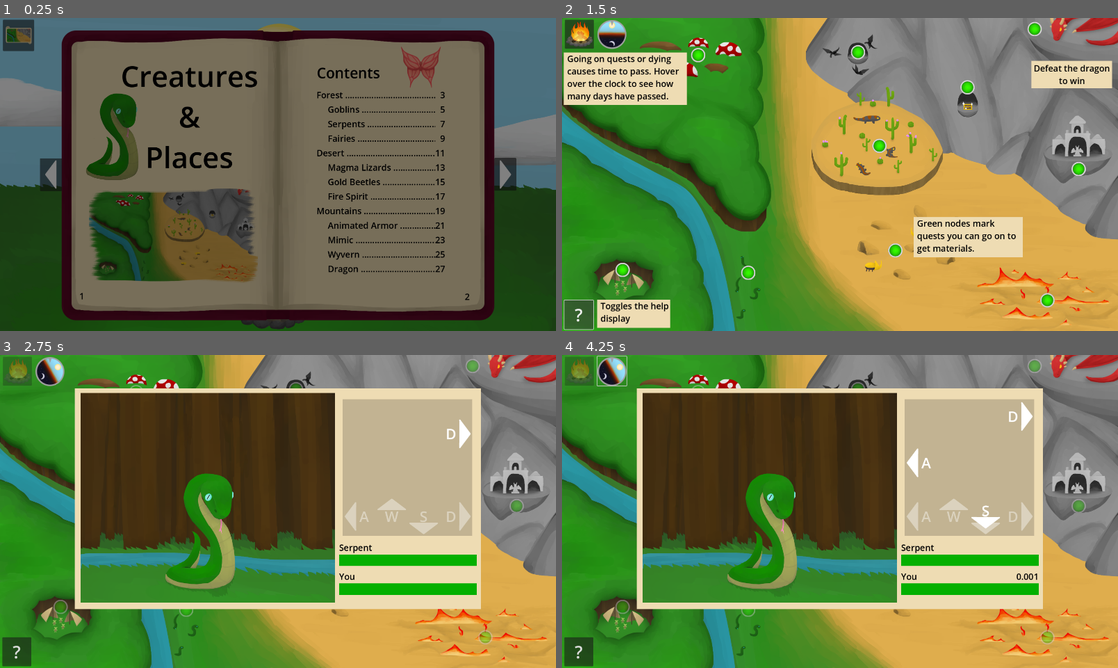
Above: before the commit, frames 1-4 (two rows, left to right).
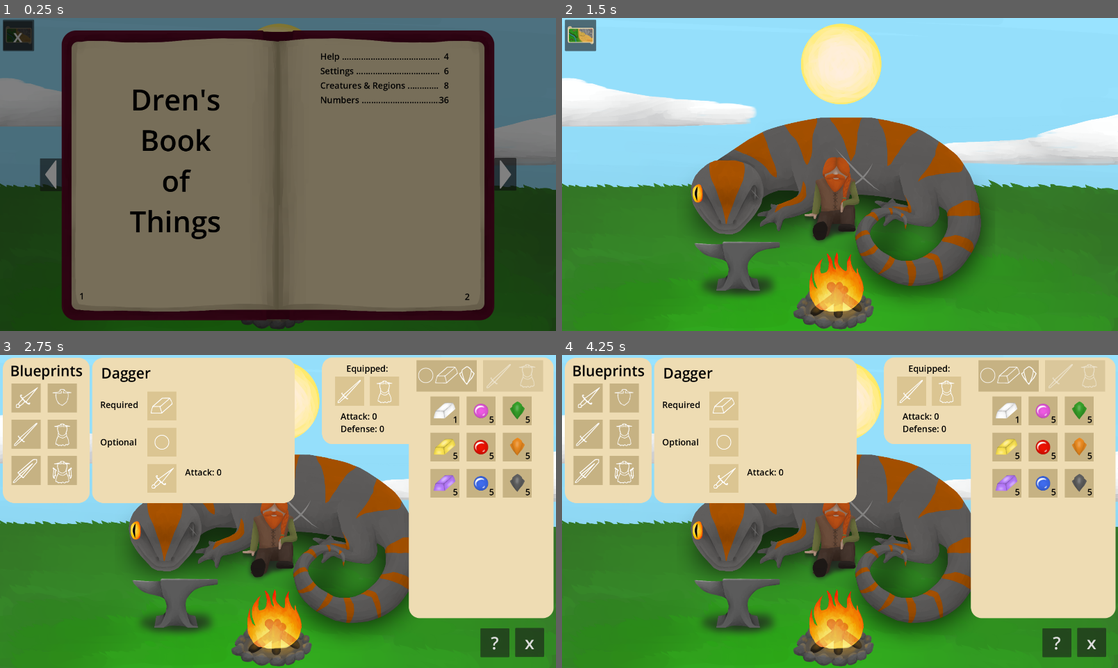
Above: after the commit, the same moments.

Repository: OrusLiOx/To-Slay-A-Dragon
Game: Godot game, scene res://Scenes/main.tscn
Two runs of this game, one before a commit and one after it. Both use one fixed random seed, a clock stepped at 60 frames per second and the inputs below.
Inputs (mouse positions are in pixels of both pictures, inside the frame that each line leads up to):
- Up to frame 1 (0.25 s): no input
- Up to frame 2 (1.5 s): click (578, 36) at 0.5 s, where only the run after the commit has a clickable "x"; click (578, 315) at 1.25 s, where only the run before the commit has a clickable "?"
- Up to frame 3 (2.75 s): click (183, 608) at 2.02 s
- Up to frame 4 (4.25 s): click (612, 370) at 2.77 s; click (834, 555) at 3.52 s

The runs differ from the first frame. In frame 1, 15% of the frame differs, in the area x 0-81%, y 1-85%; in frame 2, 91%, in the area x 0-100%, y 0-100%; in frame 3, 84%; in frame 4, 84%.

Commit message:
added some flavor text + improved book page system
gave lizards on the map 6 legs + flavor text for forest and forest creatures + book page system improved for better scalability

Diff:
--- a/Godot/Globals/Enemy.gd
+++ b/Godot/Globals/Enemy.gd
@@ -128,11 +128,9 @@
 			noteDelayMin = .5
 			noteDelayMax = .5
 
-			weight["attack"] = .2
-			weight["block"] = .2
-			weight["double block"] = .2
-			weight["attack block"] = .2
-			weight["attack double block"] = .2
+			weight["double block"] = .3
+			weight["attack block"] = .4
+			weight["attack double block"] = .3
 	maxHp = 50
 	heal()
 
--- a/Godot/Scenes/Book/Script/RegionTitlePage.gd
+++ b/Godot/Scenes/Book/Script/RegionTitlePage.gd
@@ -9,7 +9,7 @@
 			$Creatures/Forest.visible = true
 			$Creatures/Desert.visible = false
 			$Creatures/Mountain.visible = false
-			$Description.text = "Forest description"
+			$Description.text = "The forest is the perfect place for novice adventures to start their journey. The region has a temperate climate and it's pretty easy to find something to eat in case you underpack. The creatures in this region don't tend to attack unless you get too close and they're pretty easy to run away from if necessary."
 		"Desert":
 			$Creatures/Forest.visible = false
 			$Creatures/Desert.visible = true
--- a/Godot/Scenes/Book/Script/book.gd
+++ b/Godot/Scenes/Book/Script/book.gd
@@ -1,77 +1,131 @@
 extends Node2D
 var curPage = 0
-@export var infoPageStart:int
+var enemyInfo:Dictionary
+var start:Dictionary
+var length
+var maxPage
+@export var pageBuffer:int
 
 # Called when the node enters the scene tree for the first time.
 func _ready():
-	$MapTitlePage/Buttons.pageNumStart = infoPageStart
-	$RegionTitlePage/Creatures/Forest.pageNumStart = infoPageStart+2
-	$RegionTitlePage/Creatures/Desert.pageNumStart = infoPageStart+10
-	$RegionTitlePage/Creatures/Mountain.pageNumStart = infoPageStart+18
-	$MapTitlePage/Buttons.update()
-	$RegionTitlePage/Creatures/Forest.update()
-	$RegionTitlePage/Creatures/Desert.update()
-	$RegionTitlePage/Creatures/Mountain.update()
+	length = {
+		"info": 28,
+		"settings":2,
+		"help":2,
+		"numbers":2
+	}
+	start = {
+		"info": pageBuffer,
+		"settings":pageBuffer,
+		"help":pageBuffer,
+		"numbers":pageBuffer
+	}
+	var order = ["help","settings","info","numbers"]
 
+	for i in 4:
+		for j in range(i+1,4):
+			start[order[j]]+= length[order[i]]
+
+	maxPage = pageBuffer
+	for value in length.values():
+		maxPage+=value
+
+	enemyInfo["Quest"] = $EnemyInfo/QuestPage
+	enemyInfo["Region"] = $EnemyInfo/RegionTitlePage
+	enemyInfo["Map"] = $EnemyInfo/MapTitlePage
+	$EnemyInfo/MapTitlePage/Buttons.pageNumStart = start["info"]
+	$EnemyInfo/RegionTitlePage/Creatures/Forest.pageNumStart = start["info"]+2
+	$EnemyInfo/RegionTitlePage/Creatures/Desert.pageNumStart = start["info"]+10
+	$EnemyInfo/RegionTitlePage/Creatures/Mountain.pageNumStart = start["info"]+18
+	$EnemyInfo/MapTitlePage/Buttons.update()
+	$EnemyInfo/RegionTitlePage/Creatures/Forest.update()
+	$EnemyInfo/RegionTitlePage/Creatures/Desert.update()
+	$EnemyInfo/RegionTitlePage/Creatures/Mountain.update()
+
+	var arr:Array[int]
+	for key in order:
+		arr.push_back(start[key])
+	$TitlePage/TableOfContents.pageNums = arr
+	$TitlePage/TableOfContents.pageNumStart = 1
+	$TitlePage/TableOfContents.update()
+	pageBuffer -=1
 	update_page(1)
 	pass # Replace with function body.
 
-
 func update_page(newPage):
-	newPage = min(max(newPage,1),30)
+	# clean page number
+	newPage = min(max(newPage,1),maxPage)
 	if newPage%2 == 0:
 		newPage-=1
-
+	# set visual page number
 	$UI/PageNumL.text = str(newPage)
 	$UI/PageNumR.text = str(newPage+1)
 
+	# if page number is unchanged, return
 	if newPage == curPage:
 		return
 
 	curPage = newPage
 
-	if curPage>=infoPageStart and curPage < infoPageStart+28:
-		if curPage == infoPageStart:
-			$QuestPage.visible = false
-			$RegionTitlePage.visible = false
-			$MapTitlePage.visible = true
-		elif (curPage-infoPageStart-2)%8 == 0 and curPage <= infoPageStart+18:
-			$QuestPage.visible = false
-			$RegionTitlePage.visible = true
-			$MapTitlePage.visible = false
-			match int(curPage-infoPageStart-2)/8:
+	# hide all
+	enemyInfo["Quest"].visible = false
+	enemyInfo["Region"].visible = false
+	enemyInfo["Map"].visible = false
+	$TitlePage.visible = false
+	$Help.visible = false
+	$Settings.visible = false
+	$EnemyInfo.visible = false
+
+	# title page
+	if curPage == 1:
+		$TitlePage.visible = true
+	# Enemy Info page
+	elif newPage>=start["info"] and newPage < start["info"]+length["info"]:
+		$EnemyInfo.visible = true
+		newPage -=start["info"]
+		# Map page
+		if newPage == 0:
+			enemyInfo["Map"].visible = true
+		# Region page
+		elif (newPage-2)%8 == 0 and newPage <= 18:
+			enemyInfo["Region"].visible = true
+			match newPage/8:
 				0:
-					$RegionTitlePage.set_region("Forest")
+					enemyInfo["Region"].set_region("Forest")
 				1:
-					$RegionTitlePage.set_region("Desert")
+					enemyInfo["Region"].set_region("Desert")
 				2:
-					$RegionTitlePage.set_region("Mountain")
+					enemyInfo["Region"].set_region("Mountain")
+		# Enemy page
 		else:
-			$QuestPage.visible = true
-			$RegionTitlePage.visible = false
-			$MapTitlePage.visible = false
-			match curPage-infoPageStart-4:
+			enemyInfo["Quest"].visible = true
+			match newPage-4:
 				0:
-					$QuestPage.set_page(Enemy.new("Goblin"))
+					enemyInfo["Quest"].set_page(Enemy.new("Goblin"))
 				2:
-					$QuestPage.set_page(Enemy.new("Serpent"))
+					enemyInfo["Quest"].set_page(Enemy.new("Serpent"))
 				4:
-					$QuestPage.set_page(Enemy.new("Fairy"))
+					enemyInfo["Quest"].set_page(Enemy.new("Fairy"))
 				8:
-					$QuestPage.set_page(Enemy.new("Magma Lizard"))
+					enemyInfo["Quest"].set_page(Enemy.new("Magma Lizard"))
 				10:
-					$QuestPage.set_page(Enemy.new("Gold Beetle"))
+					enemyInfo["Quest"].set_page(Enemy.new("Gold Beetle"))
 				12:
-					$QuestPage.set_page(Enemy.new("Fire Spirit"))
+					enemyInfo["Quest"].set_page(Enemy.new("Fire Spirit"))
 				16:
-					$QuestPage.set_page(Enemy.new("Animated Armor"))
+					enemyInfo["Quest"].set_page(Enemy.new("Animated Armor"))
 				18:
-					$QuestPage.set_page(Enemy.new("Mimic"))
+					enemyInfo["Quest"].set_page(Enemy.new("Mimic"))
 				20:
-					$QuestPage.set_page(Enemy.new("Wyvern"))
+					enemyInfo["Quest"].set_page(Enemy.new("Wyvern"))
 				22:
-					$QuestPage.set_page(Enemy.new("Dragon"))
-
+					enemyInfo["Quest"].set_page(Enemy.new("Dragon"))
+	elif newPage>=start["help"] and newPage < start["help"]+length["help"]:
+		$Help.visible = true
+	elif newPage>=start["settings"] and newPage < start["settings"]+length["settings"]:
+		$Settings.visible = true
+	elif newPage>=start["numbers"] and newPage < start["numbers"]+length["numbers"]:
+		$Numbers.visible = true
 	pass
 
 func _on_left_button_down():
@@ -81,3 +135,7 @@
 func _on_right_button_down():
 	update_page(curPage+2)
 	pass # Replace with function body.
+
+func _on_exit_button_down():
+	visible = false
+	pass # Replace with function body.
--- a/Godot/Scenes/Book/Script/quest_page.gd
+++ b/Godot/Scenes/Book/Script/quest_page.gd
@@ -10,14 +10,13 @@
 	match enemy.type:
 		"Goblin":
 			drop = Part.new("m",0)
-			edit.text = "Goblin text"
+			edit.text = "Goblins typically live in small groups. They camp together and gather food together and many assume that attacking one goblin will cause the whole group to attack you. In reality, goblins are quite cowardly and will typically flee if a member of the group gets attacked."
 		"Serpent":
 			drop = Part.new("s",0)
-			edit.text = "serpent text"
+			edit.text = "Serpents spend most of their time basking near rivers. When they're hungry, they dive into the water to hunt fish and other animals drinking from the river. They're pretty slow on land and don't pose much of a threat unless they manage to drag you underwater."
 		"Fairy":
 			drop = Part.new("f",0)
-			edit.text = "fairy text"
-
+			edit.text = "Despite their name, the pink stones that fairies often leave behind are not their hearts. This should be obvious considering the stones are larger than a fairy's body and faries are immortal. Fairies consider fighting to be a form a play and they leave behind magical stones as gifts."
 		"Gold Beetle":
 			drop = Part.new("m",1)
 			edit.text = "beetle text"
@@ -58,19 +57,19 @@
 	for key in enemy.weight.keys():
 		match key:
 			"attack":
-				edit.text += "Opening: "
+				edit.text += "Attack: "
 			"block":
-				edit.text += "Attack: "
+				edit.text += "Block: "
 			"double block":
-				edit.text += "Attack x2: "
+				edit.text += "Block x2: "
 			"attack block":
-				edit.text += "Attack + Opening: "
+				edit.text += "Attack + Block: "
 			"attack double block":
-				edit.text += "Attack x2 + Opening: "
+				edit.text += "Block x2 + Attack: "
 		edit.text += str(enemy.weight[key]*100)+"%\n"
 	edit.text +="\nTime Between Actions:\n"
-	var min = enemy.noteDelayMin
-	var max = enemy.noteDelayMax
-	if min != max:
-		edit.text += str(min) + " - "
-	edit.text += str(max)+" s"
+	var mi = enemy.noteDelayMin
+	var ma = enemy.noteDelayMax
+	if mi != ma:
+		edit.text += str(mi) + " - "
+	edit.text += str(ma)+" s"
--- a/Godot/Scenes/Book/book.tscn
+++ b/Godot/Scenes/Book/book.tscn
@@ -15,28 +15,67 @@
 [ext_resource type="Texture2D" uid="uid://ot02xp1yo4ha" path="res://Sprites/Enemies/snake.png" id="8_hgdp7"]
 [ext_resource type="LabelSettings" uid="uid://cb4eflp81bok5" path="res://Themes/HeaderLabel.tres" id="12_pafpr"]
 
+[sub_resource type="StyleBoxEmpty" id="StyleBoxEmpty_782mq"]
+
 [sub_resource type="StyleBoxEmpty" id="StyleBoxEmpty_qwrn0"]
 
 [node name="Book" type="Node2D"]
 script = ExtResource("1_w6myh")
-infoPageStart = 1
-
-[node name="Sprite2D" type="Sprite2D" parent="."]
+pageBuffer = 3
+
+[node name="Exit" type="Button" parent="."]
+offset_left = -948.0
+offset_top = -529.0
+offset_right = -848.0
+offset_bottom = -429.0
+theme_override_font_sizes/font_size = 60
+theme_override_styles/focus = SubResource("StyleBoxEmpty_782mq")
+text = "x"
+
+[node name="BookBase" type="Sprite2D" parent="."]
 texture = ExtResource("1_rktjd")
 
-[node name="TableOfContents" type="Node2D" parent="."]
-
-[node name="QuestPage" parent="." instance=ExtResource("2_vl5qr")]
+[node name="TitlePage" type="Node2D" parent="."]
+visible = false
+
+[node name="TableOfContents" type="Node2D" parent="TitlePage"]
+position = Vector2(146, -429)
+script = ExtResource("7_v5i45")
+headers = Array[Array]([["Help"], ["Settings"], ["Creatures & Regions"], ["Numbers"]])
+
+[node name="Text" type="ColorRect" parent="TitlePage/TableOfContents"]
+clip_children = 1
+offset_right = 410.0
+offset_bottom = 700.0
+
+[node name="Label" type="Label" parent="TitlePage"]
+offset_left = -704.0
+offset_top = -532.0
+offset_right = -3.0
+offset_bottom = 434.0
+text = "Dren's
+Book
+of
+Things"
+label_settings = ExtResource("2_aod8j")
+horizontal_alignment = 1
+vertical_alignment = 1
+
+[node name="EnemyInfo" type="Node2D" parent="."]
+visible = false
+
+[node name="QuestPage" parent="EnemyInfo" instance=ExtResource("2_vl5qr")]
 visible = false
 position = Vector2(-495, -284)
 
-[node name="RegionTitlePage" type="Node2D" parent="."]
+[node name="RegionTitlePage" type="Node2D" parent="EnemyInfo"]
+visible = false
 script = ExtResource("2_4ahq4")
 
-[node name="Map" type="Sprite2D" parent="RegionTitlePage"]
+[node name="Map" type="Sprite2D" parent="EnemyInfo/RegionTitlePage"]
 texture = ExtResource("4_u7d7b")
 
-[node name="Title" type="Label" parent="RegionTitlePage"]
+[node name="Title" type="Label" parent="EnemyInfo/RegionTitlePage"]
 offset_left = 61.0
 offset_top = -424.0
 offset_right = 660.0
@@ -45,75 +84,76 @@
 label_settings = ExtResource("2_aod8j")
 horizontal_alignment = 1
 
-[node name="Description" type="Label" parent="RegionTitlePage"]
-offset_left = 61.0
-offset_top = -283.0
-offset_right = 660.0
-offset_bottom = 94.0
-text = "hello this is flavor text for this area"
+[node name="Description" type="Label" parent="EnemyInfo/RegionTitlePage"]
+offset_left = 69.0
+offset_top = 2.0
+offset_right = 668.0
+offset_bottom = 379.0
+text = "The forest is the perfect place for novice adventures to start their journey. The region has a temperate climate and it's pretty easy to find something to eat in case you underpack. The creatures in this region don't tend to attack unless you get too close and they're pretty easy to run away from if necessary."
 label_settings = ExtResource("5_iiqke")
-
-[node name="Creatures" type="Label" parent="RegionTitlePage"]
-offset_left = 119.0
-offset_top = 155.0
-offset_right = 358.0
-offset_bottom = 224.0
+autowrap_mode = 2
+
+[node name="Creatures" type="Label" parent="EnemyInfo/RegionTitlePage"]
+offset_left = 124.0
+offset_top = -270.0
+offset_right = 363.0
+offset_bottom = -201.0
 text = "Creatures"
 label_settings = ExtResource("12_pafpr")
 
-[node name="Forest" type="Node2D" parent="RegionTitlePage/Creatures"]
+[node name="Forest" type="Node2D" parent="EnemyInfo/RegionTitlePage/Creatures"]
 visible = false
 position = Vector2(0, 80)
 script = ExtResource("7_v5i45")
 headers = Array[Array]([["Goblin"], ["Serpent"], ["Fairy"]])
 pageNums = Array[int]([2, 4, 6])
 
-[node name="Text" type="ColorRect" parent="RegionTitlePage/Creatures/Forest"]
+[node name="Text" type="ColorRect" parent="EnemyInfo/RegionTitlePage/Creatures/Forest"]
 clip_children = 1
 offset_right = 410.0
 offset_bottom = 408.0
 
-[node name="Desert" type="Node2D" parent="RegionTitlePage/Creatures"]
+[node name="Desert" type="Node2D" parent="EnemyInfo/RegionTitlePage/Creatures"]
 visible = false
 position = Vector2(0, 80)
 script = ExtResource("7_v5i45")
 headers = Array[Array]([["Magma Lizard"], ["Gold Beetle"], ["Fire Spirit"]])
 pageNums = Array[int]([2, 4, 6])
 
-[node name="Text" type="ColorRect" parent="RegionTitlePage/Creatures/Desert"]
+[node name="Text" type="ColorRect" parent="EnemyInfo/RegionTitlePage/Creatures/Desert"]
 clip_children = 1
 offset_right = 410.0
 offset_bottom = 408.0
 
-[node name="Mountain" type="Node2D" parent="RegionTitlePage/Creatures"]
+[node name="Mountain" type="Node2D" parent="EnemyInfo/RegionTitlePage/Creatures"]
 position = Vector2(0, 80)
 script = ExtResource("7_v5i45")
 headers = Array[Array]([["Animated Armor"], ["Mimic"], ["Wyvern"], ["Dragon"]])
 pageNums = Array[int]([2, 4, 6, 8])
 
-[node name="Text" type="ColorRect" parent="RegionTitlePage/Creatures/Mountain"]
+[node name="Text" type="ColorRect" parent="EnemyInfo/RegionTitlePage/Creatures/Mountain"]
 clip_children = 1
 offset_right = 410.0
 offset_bottom = 408.0
 
-[node name="MapTitlePage" type="Node2D" parent="."]
-visible = false
-
-[node name="Map" type="Sprite2D" parent="MapTitlePage"]
+[node name="MapTitlePage" type="Node2D" parent="EnemyInfo"]
+visible = false
+
+[node name="Map" type="Sprite2D" parent="EnemyInfo/MapTitlePage"]
 position = Vector2(-360, 213)
 texture = ExtResource("7_2h8yx")
 
-[node name="Fairy" type="Sprite2D" parent="MapTitlePage"]
+[node name="Fairy" type="Sprite2D" parent="EnemyInfo/MapTitlePage"]
 position = Vector2(487, -357)
 scale = Vector2(0.8, 0.8)
 texture = ExtResource("7_sxw0x")
 
-[node name="Snake" type="Sprite2D" parent="MapTitlePage"]
-position = Vector2(-553, -217)
+[node name="Snake" type="Sprite2D" parent="EnemyInfo/MapTitlePage"]
+position = Vector2(-580, -208)
 scale = Vector2(0.75, 0.75)
 texture = ExtResource("8_hgdp7")
 
-[node name="Label" type="Label" parent="MapTitlePage"]
+[node name="Label" type="Label" parent="EnemyInfo/MapTitlePage"]
 offset_left = 134.0
 offset_top = -386.0
 offset_right = 354.0
@@ -121,28 +161,61 @@
 text = "Contents"
 label_settings = ExtResource("12_pafpr")
 
-[node name="Title" type="Label" parent="MapTitlePage"]
+[node name="Title" type="Label" parent="EnemyInfo/MapTitlePage"]
 offset_left = -543.0
 offset_top = -409.0
 offset_right = -69.0
 offset_bottom = 8.0
 text = "Creatures
 &
-Places"
+Regions"
 label_settings = ExtResource("2_aod8j")
 horizontal_alignment = 1
 
-[node name="Buttons" type="Node2D" parent="MapTitlePage"]
+[node name="Buttons" type="Node2D" parent="EnemyInfo/MapTitlePage"]
 position = Vector2(133, -296)
 script = ExtResource("7_v5i45")
 headers = Array[Array]([["Forest", "Goblins", "Serpents", "Fairies"], ["Desert", "Magma Lizards", "Gold Beetles", "Fire Spirit"], ["Mountains", "Animated Armor", "Mimic", "Wyvern", "Dragon"]])
 pageNums = Array[int]([2, 4, 6, 8, 10, 12, 14, 16, 18, 20, 22, 24, 26, 28])
 pageNumStart = 10
 
-[node name="Text" type="ColorRect" parent="MapTitlePage/Buttons"]
+[node name="Text" type="ColorRect" parent="EnemyInfo/MapTitlePage/Buttons"]
 clip_children = 1
 offset_right = 410.0
 offset_bottom = 700.0
+
+[node name="Numbers" type="Node2D" parent="."]
+visible = false
+
+[node name="Label" type="Label" parent="Numbers"]
+offset_left = -562.0
+offset_top = -416.0
+offset_right = -175.0
+offset_bottom = -279.0
+text = "Numbers"
+label_settings = ExtResource("2_aod8j")
+
+[node name="Help" type="Node2D" parent="."]
+visible = false
+
+[node name="Label" type="Label" parent="Help"]
+offset_left = -562.0
+offset_top = -416.0
+offset_right = -175.0
+offset_bottom = -279.0
+text = "Help"
+label_settings = ExtResource("2_aod8j")
+
+[node name="Settings" type="Node2D" parent="."]
+visible = false
+
+[node name="Label" type="Label" parent="Settings"]
+offset_left = -562.0
+offset_top = -416.0
+offset_right = -175.0
+offset_bottom = -279.0
+text = "Settings"
+label_settings = ExtResource("2_aod8j")
 
 [node name="UI" type="Node2D" parent="."]
 
@@ -185,9 +258,11 @@
 icon = ExtResource("5_cw70f")
 icon_alignment = 1
 
-[connection signal="go_to_page" from="RegionTitlePage/Creatures/Forest" to="." method="update_page"]
-[connection signal="go_to_page" from="RegionTitlePage/Creatures/Desert" to="." method="update_page"]
-[connection signal="go_to_page" from="RegionTitlePage/Creatures/Mountain" to="." method="update_page"]
-[connection signal="go_to_page" from="MapTitlePage/Buttons" to="." method="update_page"]
+[connection signal="button_down" from="Exit" to="." method="_on_exit_button_down"]
+[connection signal="go_to_page" from="TitlePage/TableOfContents" to="." method="update_page"]
+[connection signal="go_to_page" from="EnemyInfo/RegionTitlePage/Creatures/Forest" to="." method="update_page"]
+[connection signal="go_to_page" from="EnemyInfo/RegionTitlePage/Creatures/Desert" to="." method="update_page"]
+[connection signal="go_to_page" from="EnemyInfo/RegionTitlePage/Creatures/Mountain" to="." method="update_page"]
+[connection signal="go_to_page" from="EnemyInfo/MapTitlePage/Buttons" to="." method="update_page"]
 [connection signal="button_down" from="UI/Left" to="." method="_on_left_button_down"]
 [connection signal="button_down" from="UI/Right" to="." method="_on_right_button_down"]
--- a/Godot/Scenes/Book/quest_page.tscn
+++ b/Godot/Scenes/Book/quest_page.tscn
@@ -55,10 +55,11 @@
 autowrap_mode = 2
 
 [node name="Flavor" type="Label" parent="."]
-offset_left = 540.0
-offset_top = 241.0
-offset_right = 1196.0
-offset_bottom = 734.0
+offset_left = 529.0
+offset_top = 221.0
+offset_right = 1193.0
+offset_bottom = 714.0
+text = "Despite their name, the pink stones that fairies often leave behind are not their hearts. This should be obvious considering the stones are larger than a fairy's body and faries are immortal. Fairies consider fighting to be a form a play and they leave behind magical stones as gifts."
 label_settings = ExtResource("4_4drxp")
 autowrap_mode = 2
 text_overrun_behavior = 1
--- a/Godot/Scenes/Map/Combat/Scripts/enemy_sprite.gd
+++ b/Godot/Scenes/Map/Combat/Scripts/enemy_sprite.gd
@@ -67,7 +67,7 @@
 	if type == "fox":
 		$Shadow.visible = false
 		return
-	$Shadow.visible = true
+	$Shadow.visible = shadow
 	$Shadow.texture = load("res://Sprites/Enemies/"+type+"Shadow.png")
 
 func set_background(path):
--- a/Godot/project.godot
+++ b/Godot/project.godot
@@ -21,6 +21,10 @@
 Stats="*res://Globals/Stats.gd"
 Settings="*res://Globals/Settings.gd"
 
+[debug]
+
+gdscript/warnings/integer_division=0
+
 [display]
 
 window/size/viewport_width=1920
Not shown: 1 places in Godot/Scenes/Book/book.tscn that only renumber resources
Binary file changed: Godot/Sprites/Enemies/snake.png
Binary file changed: Godot/Sprites/Map/Map.png
Binary file changed: Godot/Sprites/book/DesertEdit.png
Not shown, changed: Art/Enemy.mdp
Not shown, changed: Art/Map.mdp
Not shown, changed: Art/book.mdp
Not shown, added: Godot/Scenes/Book/booF7F0.tmp
